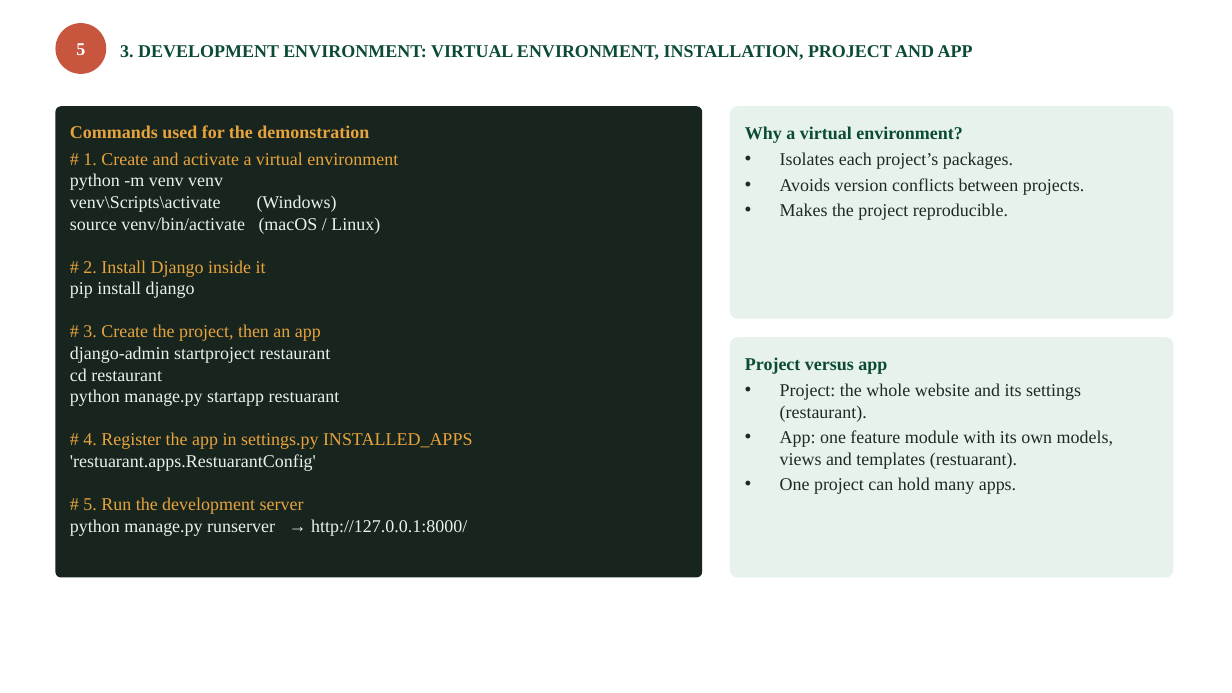
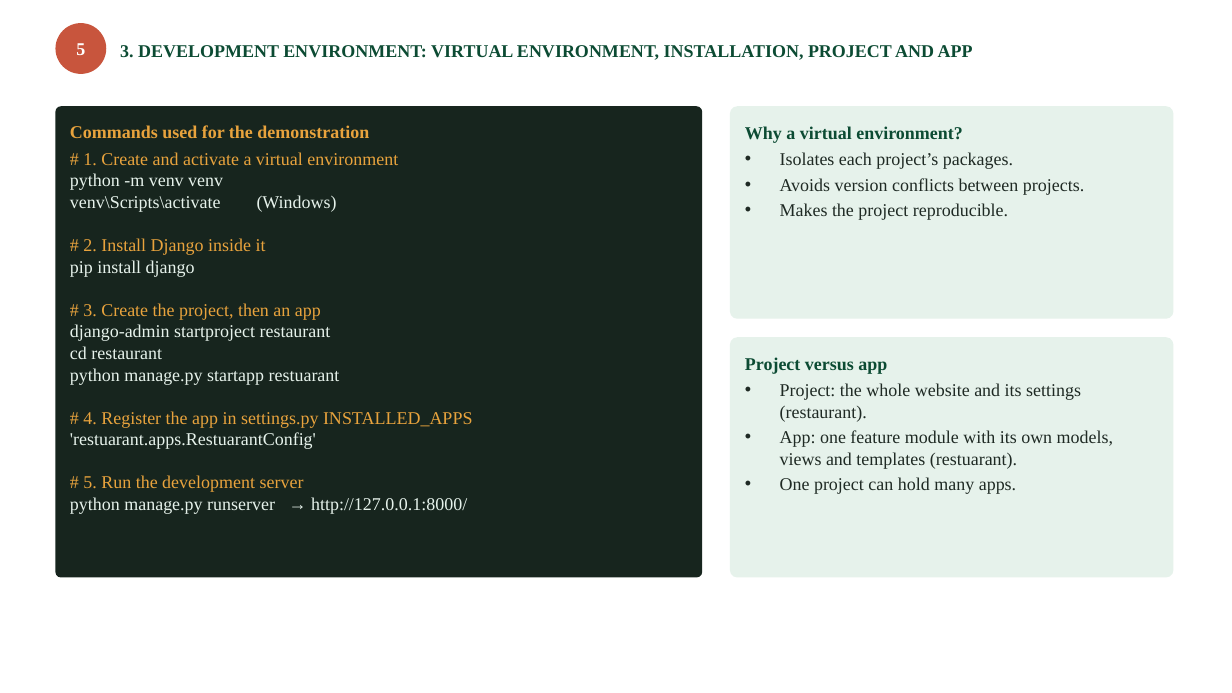
Before and after one commit to Hajaque/restaurant-mgt, a slide deck: slide 5 of Django_Restaurant_Presentation.pptx. Drawn at 1232x693 pixels with LibreOffice and Linux fonts; fonts in the diff are those of the drawing. Boxes give left, top, right and bottom in pixels: in the first picture for what was removed or moved away, otherwise in the second. Text is boxed around its words. In the diff, an @@ line names an element or a change of style, - is before the commit and + after.

```diff
--- a/Django_Restaurant_Presentation.pptx
+++ b/Django_Restaurant_Presentation.pptx
@@ text in rounded rectangle at (70,217,380,234): paragraph removed @@
-source venv/bin/activate (macOS / Linux)
```
Also in this commit, not shown: 1 other slide changed, 17 other files.
